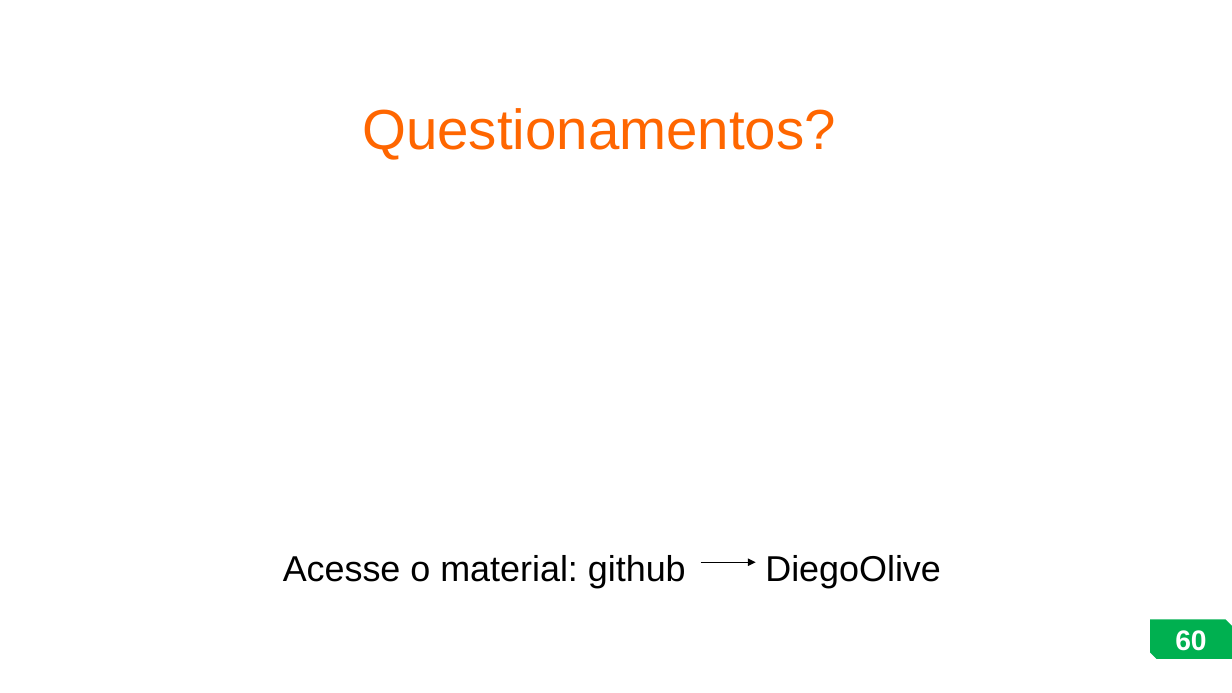
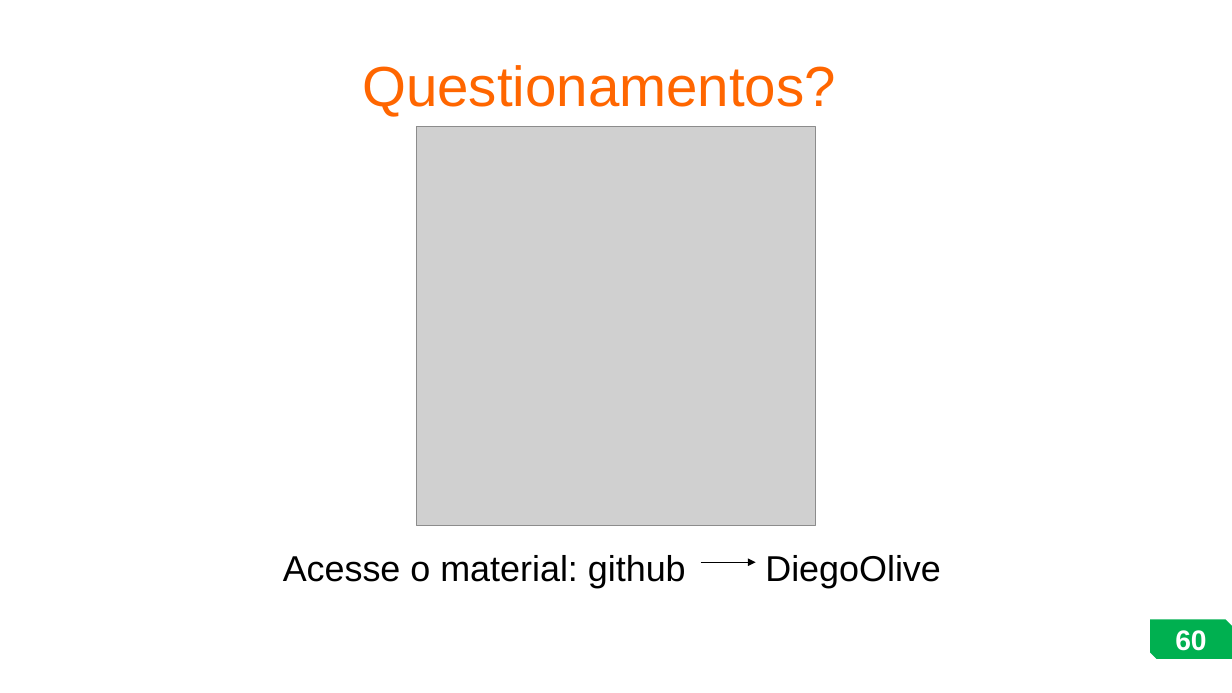
Before and after one commit to DiegoOlive/Aula_IFRN_SOR, a slide deck: slide 60 of Sistemas Operacionais de Redes.pptx. Drawn at 1232x693 pixels with LibreOffice and Linux fonts; fonts in the diff are those of the drawing; grey boxes stand for pictures. Boxes give left, top, right and bottom in pixels: in the first picture for what was removed or moved away, otherwise in the second. Text is boxed around its words. In the diff, an @@ line names an element or a change of style, - is before the commit and + after.

```diff
--- a/Sistemas Operacionais de Redes.pptx
+++ b/Sistemas Operacionais de Redes.pptx
@@ title "Questionamentos?": place and size @@
-title "Questionamentos?" at (362, 108, 836, 159)
+title "Questionamentos?" at (362, 65, 836, 116)
@@ picture added at (417, 127, 816, 526) @@
```
Also in this commit, not shown: 1 other slide changed, 3 other files.
